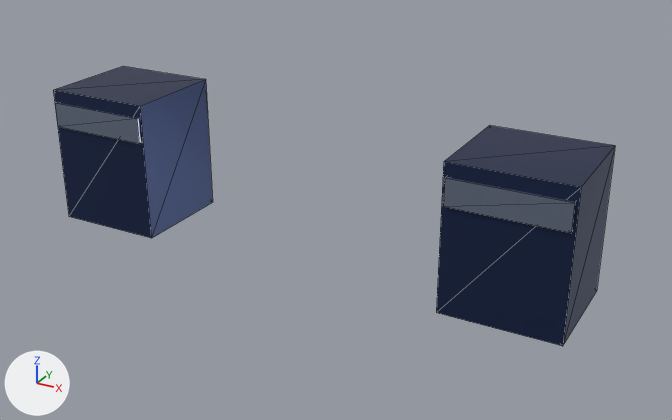
What one commit did to the glTF model src/client/dev_viewer/models/modular_heroes/mg_gloves_elite.glb.
Before and after are seen from a 50 mm lens placed at (0.752, -1.276, 0.602), pointed at (0.055, -0.008, -0.032). Every picture has the same lights, and +X, +Y and +Z are marked at lower left. The first picture is the older version. Mesh edges are drawn as thin lines. Where no turn or scale is listed for an object, it has been applied to the vertices. Vertices at exactly the same position are counted once.

Names of what the first picture shows: 'gauntlet_-1', 'gauntlet_1', 'gauntlet_trim_-1', 'gauntlet_trim_1'.
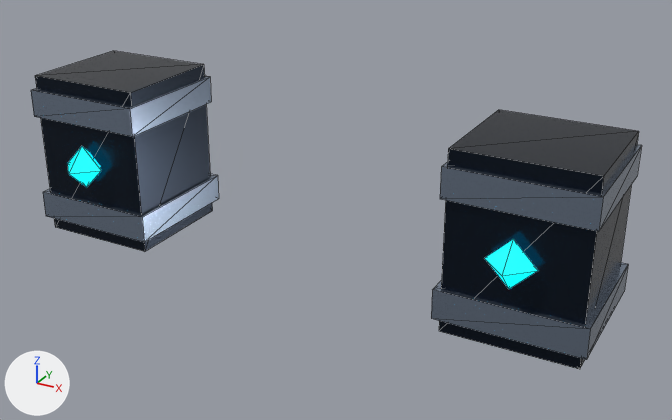
Where the change shows, as pixel boxes [x1, y1, x2, y2] in the pictures (672 x 420 px):
'gauntlet_1', recoloured, surface changed, moved, rescaled (12% wider, 17% taller): before [436, 125, 615, 346]; after [439, 110, 639, 369]
'gauntlet_-1', recoloured, surface changed, moved, rescaled (11% wider, 16% taller): before [53, 66, 213, 238]; after [35, 51, 212, 251]
'gauntlet_trim_1', recoloured, surface changed, moved, rescaled: before [443, 177, 576, 233]; after [440, 145, 642, 231]
'gauntlet_cuff_1', added: after [431, 263, 628, 360]
'gauntlet_trim_-1', recoloured, surface changed, moved, rescaled: before [55, 102, 141, 144]; after [31, 76, 211, 137]
'gauntlet_cuff_-1', added: after [43, 174, 219, 242]
'gauntlet_gem_1', added (cyan): after [485, 239, 538, 289]
'gauntlet_gem_-1', added (cyan): after [68, 146, 101, 187]

What changed in the scene script:
```text
Change mat_material_0:
    mat_material_0.base_color: (0.0212, 0.0382, 0.109) -> (0.0137, 0.0222, 0.0382)  # dark blue #28375d -> dark blue #1f2937
    mat_material_0.roughness: 0.38 -> 0.24
Change mat_material_1:
    mat_material_1.base_color: (0.25, 0.301, 0.407) -> (0.296, 0.366, 0.479)  # greyish blue #8995ab -> greyish blue #94a3b8
    mat_material_1.metallic: 0.8 -> 0.92
    mat_material_1.roughness: 0.28 -> 0.18
Change me_mesh_0:
    remove me_mesh_0.from_pydata(...)  # 8 vertices, 12 faces; spans x -0.1..0.1, y -0.095..0.095, z -0.125..0.125
    add me_mesh_0.from_pydata(...)  # 8 vertices, 12 faces; spans x -0.11..0.11, y -0.105..0.105, z -0.15..0.15
    me_mesh_0 part 1: the whole mesh is scaled about its middle by (1.1, 1.11, 1.2)
Change me_mesh_1:
    remove me_mesh_1.from_pydata(...)  # 8 vertices, 12 faces; spans x -0.095..0.095, y -0.1..0.1, z -0.023..0.023
    add me_mesh_1.from_pydata(...)  # 8 vertices, 12 faces; spans x -0.115..0.115, y -0.115..0.115, z -0.025..0.025
    me_mesh_1 part 2: the whole mesh is scaled about its middle by (1.21, 1.15, 1.11)
Change me_mesh_2:
    remove me_mesh_2.from_pydata(...)  # 8 vertices, 12 faces; spans x -0.1..0.1, y -0.095..0.095, z -0.125..0.125
    add me_mesh_2.from_pydata(...)  # 8 vertices, 12 faces; spans x -0.11..0.11, y -0.105..0.105, z -0.15..0.15
    me_mesh_2 part 3: the whole mesh is scaled about its middle by (1.1, 1.11, 1.2)
Change me_mesh_3:
    remove me_mesh_3.from_pydata(...)  # 8 vertices, 12 faces; spans x -0.095..0.095, y -0.1..0.1, z -0.023..0.023
    add me_mesh_3.from_pydata(...)  # 8 vertices, 12 faces; spans x -0.115..0.115, y -0.115..0.115, z -0.025..0.025
    me_mesh_3 part 4: the whole mesh is scaled about its middle by (1.21, 1.15, 1.11)
Add me_mesh_7:
    me_mesh_7.from_pydata([(0.0, 0.0, 0.04), (0.0, -0.04, 0.0), (0.04, 0.0, 0.0), (0.0, 0.0, -0.04), (0.0, 0.04, 0.0), (-0.04, 0.0, 0.0)], [], [(0, 1, 2), (1, 3, 2), (3, 4, 2), (4, 0, 2), (0, 4, 5), (4, 3, 5), (3, 1, 5), (1, 0, 5)])
    me_mesh_7.materials.append(mat_material_2)  # cyan #06b6d4, glowing cyan #06b6d4
Change ob_gauntlet__1:
    ob_gauntlet__1.location: (-0.38, 0.0, 0.0) -> (-0.4, 0.0, 0.0)
Change ob_gauntlet_trim__1:
    ob_gauntlet_trim__1.location: (-0.38, 0.0, 0.08) -> (-0.4, 0.0, 0.1)
Change ob_gauntlet_1:
    ob_gauntlet_1.location: (0.38, 0.0, 0.0) -> (0.4, 0.0, 0.0)
Change ob_gauntlet_trim_1:
    ob_gauntlet_trim_1.location: (0.38, 0.0, 0.08) -> (0.4, 0.0, 0.1)
Add ob_gauntlet_gem_1:
    ob_gauntlet_gem_1 = bpy.data.objects.new('gauntlet_gem_1', me_mesh_7)
    ob_gauntlet_gem_1.location = (0.4, -0.12, 0.0)
Add ob_gauntlet_cuff_1:
    ob_gauntlet_cuff_1 = bpy.data.objects.new('gauntlet_cuff_1', me_mesh_5)  # a box spanning x -0.12..0.12, y -0.115..0.115, z -0.025..0.025; in mat_material_1 (greyish blue #94a3b8)
    ob_gauntlet_cuff_1.location = (0.4, 0.0, -0.1)
Add ob_gauntlet_gem__1:
    ob_gauntlet_gem__1 = bpy.data.objects.new('gauntlet_gem_-1', me_mesh_7.copy())
    ob_gauntlet_gem__1.location = (-0.4, -0.12, 0.0)
Add ob_gauntlet_cuff__1:
    ob_gauntlet_cuff__1 = bpy.data.objects.new('gauntlet_cuff_-1', me_mesh_5.copy())
    ob_gauntlet_cuff__1.location = (-0.4, 0.0, -0.1)
```
